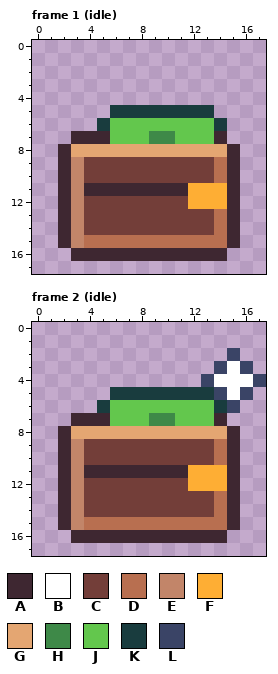
One commit to this pixel-art file: art/minis/lost-wallet@75.aseprite. The picture above was drawn from the file before the commit.
18x18 pixels, 2 frames. Shown: frame 1 (idle), frame 2 (idle).
Palette (. is transparent): A #3e2731  B #ffffff  C #733e39  D #b86f50  E #c28569  F #feae34  G #e4a672  H #3e8948  J #63c74d  K #193c3e  L #3a4466
Pixels before, frame 1 (idle), first column x 2:
 5 ....KKKKKKKK..
 6 ...KJJJJJJJJK.
 7 .AAAJJJHHJJJA.
 8 AGGGGGGGGGGGGA
 9 AECCCCCCCCCCDA
10 AECCCCCCCCCCDA
11 AEAAAAAAAAFFFA
12 AECCCCCCCCFFFA
13 AECCCCCCCCCCDA
14 AECCCCCCCCCCDA
15 AEDDDDDDDDDDDA
16 .AAAAAAAAAAAA.
Pixels before, frame 2 (idle), first column x 2:
 2 .............L..
 3 ............LBL.
 4 ...........LBBBL
 5 ....KKKKKKKKLBL.
 6 ...KJJJJJJJJKL..
 7 .AAAJJJHHJJJA...
 8 AGGGGGGGGGGGGA..
 9 AECCCCCCCCCCDA..
10 AECCCCCCCCCCDA..
11 AEAAAAAAAAFFFA..
12 AECCCCCCCCFFFA..
13 AECCCCCCCCCCDA..
14 AECCCCCCCCCCDA..
15 AEDDDDDDDDDDDA..
16 .AAAAAAAAAAAA...
The result:
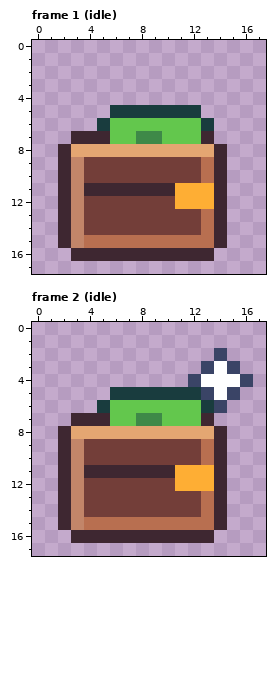
From old to new:
Changed rows in their new state; - is an unchanged pixel.
Frame 1 (idle):
first column x 8:
 5 -----.--
 6 -----K.-
 7 H-J--A.-
 8 ------A.
 9 -----DA.
10 -----DA.
11 ---F--A.
12 ---F--A.
13 -----DA.
14 -----DA.
15 ------A.
16 ------.-
Frame 2 (idle):
first column x 8:
 2 ------L.--
 3 -----LBL.-
 4 ----LB--L.
 5 -----LBL.-
 6 -----KL.--
 7 H-J--A.---
 8 ------A.--
 9 -----DA.--
10 -----DA.--
11 ---F--A.--
12 ---F--A.--
13 -----DA.--
14 -----DA.--
15 ------A.--
16 ------.---
Pixel boxes of the changes (left, top, right, bottom) in both pictures:
changed: (136, 105, 240, 261)
changed: (136, 348, 266, 543)
